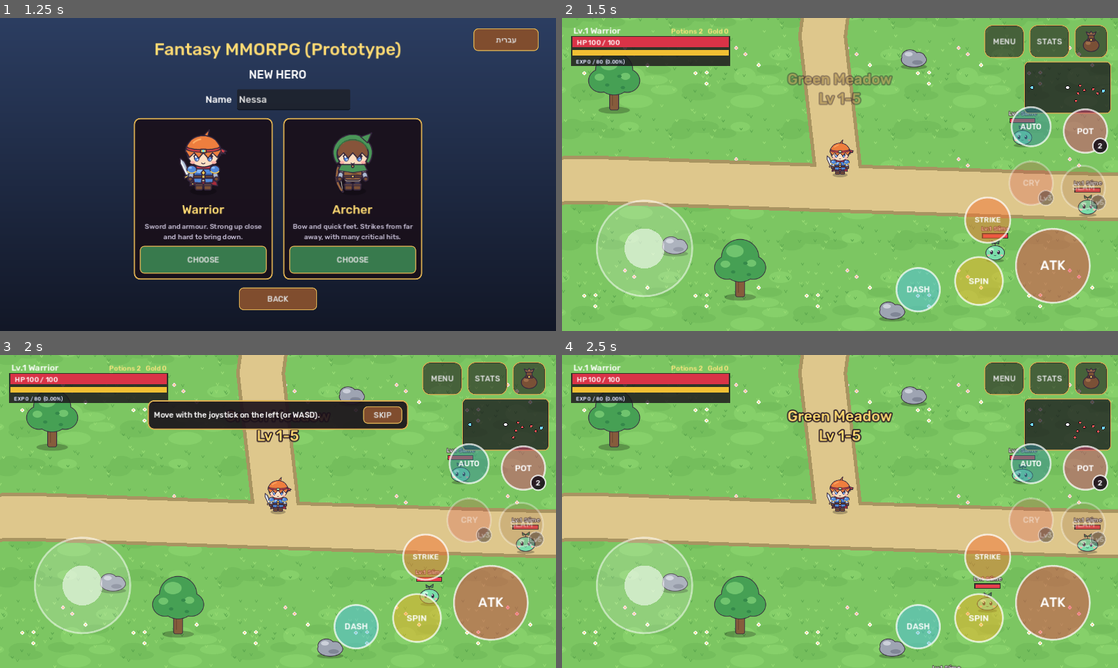
Above: before the commit, frames 1-4 (two rows, left to right).
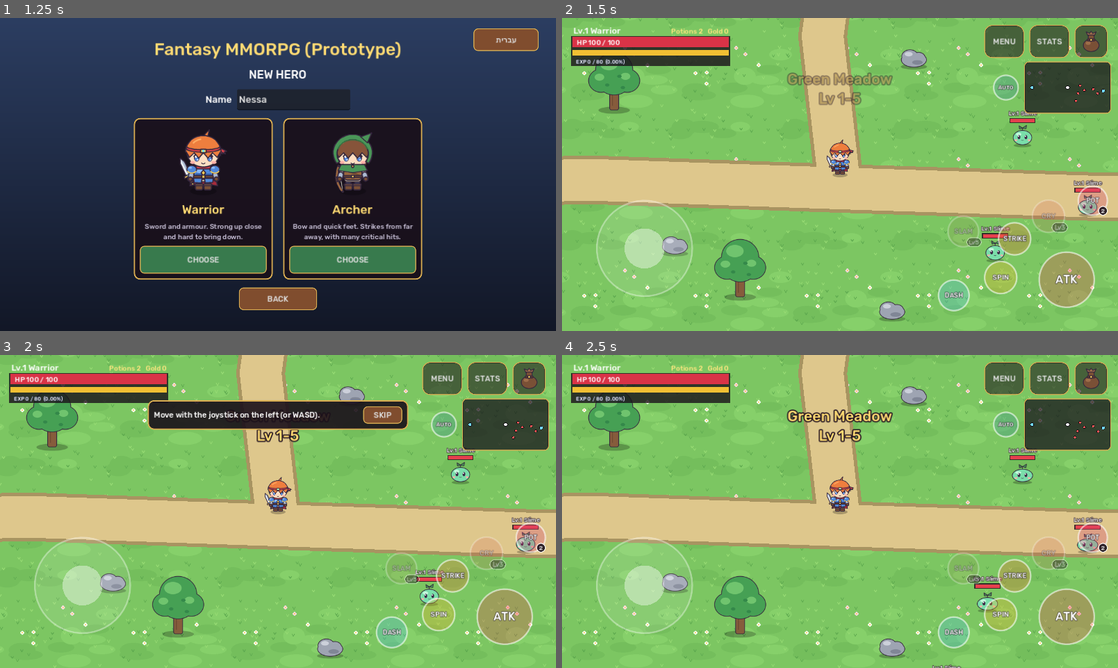
Above: after the commit, the same moments.

Repository: lepri17/fantasy-mmorpg
Game: Godot game, scene res://scenes/ui/character_select.tscn
Two runs of this game, one before a commit and one after it. Both use one fixed random seed, a clock stepped at 60 frames per second and the inputs below. Sound files missing from this copy of the repository are replaced by a short silence.
Inputs:
- Up to frame 1 (1.25 s): click "NEW HERO" at 0.5 s
- Up to frame 2 (1.5 s): click "CHOOSE" at 1.25 s
- Up to frame 3 (2 s): no input
- Up to frame 4 (2.5 s): click "SKIP" at 2 s

Frame 1 is identical in both runs. In frame 2, 11% of the frame differs, in the area x 6-99%, y 18-94%; in frame 3, 11%; in frame 4, 11%.

Commit message:
Touch buttons: a compact, see-through layout that hides less of the map
Mor asked for round buttons that are easier to use and cover less of the map.

- ATK sits nearer the corner, with the skills on two arcs round it, the
  potion at the right edge and AUTO up by the minimap. The cluster's box is
  about 40% smaller and the buttons together cover about 6% of the screen
  (was about 9%).
- See-through while resting (fill 30%, solid 70% while held), thinner rims,
  labels with an outline so they read over the map. The joystick is fainter
  while resting too.
- The touch area is a circle a little bigger than the drawn button, so a small
  button stays easy to hit and neighbours never share a touch.
- Badges are pills as wide as their text ("BOOK" was cut to "BO").
- Button places moved for the old layout are dropped once (button_layout 2);
  the size setting is kept.
- Smoke checks: no overlaps, all on screen, little cover, the touch circle,
  the old places dropped.

Co-Authored-By: Claude Opus 5.5 <noreply@anthropic.com>
Claude-Session: https://claude.ai/code/session_017mrmjVddk55zTg5TUzkK7p

Diff:
--- a/client/scenes/ui/touch_controls.tscn
+++ b/client/scenes/ui/touch_controls.tscn
@@ -27,10 +27,10 @@
 anchor_top = 1.0
 anchor_right = 1.0
 anchor_bottom = 1.0
-offset_left = -235.0
-offset_top = -235.0
-offset_right = -65.0
-offset_bottom = -65.0
+offset_left = -190.0
+offset_top = -190.0
+offset_right = -46.0
+offset_bottom = -46.0
 grow_horizontal = 0
 grow_vertical = 0
 mouse_filter = 2
@@ -45,7 +45,9 @@
 anchor_bottom = 1.0
 grow_horizontal = 2
 grow_vertical = 2
-theme_override_font_sizes/font_size = 30
+theme_override_colors/font_outline_color = Color(0.08, 0.04, 0.1, 0.75)
+theme_override_constants/outline_size = 4
+theme_override_font_sizes/font_size = 26
 text = "ATK"
 horizontal_alignment = 1
 vertical_alignment = 1
@@ -57,10 +59,10 @@
 anchor_top = 1.0
 anchor_right = 1.0
 anchor_bottom = 1.0
-offset_left = -375.0
-offset_top = -170.0
-offset_right = -265.0
-offset_bottom = -60.0
+offset_left = -312.0
+offset_top = -165.0
+offset_right = -228.0
+offset_bottom = -81.0
 grow_horizontal = 0
 grow_vertical = 0
 mouse_filter = 2
@@ -75,7 +77,9 @@
 anchor_bottom = 1.0
 grow_horizontal = 2
 grow_vertical = 2
-theme_override_font_sizes/font_size = 20
+theme_override_colors/font_outline_color = Color(0.08, 0.04, 0.1, 0.75)
+theme_override_constants/outline_size = 4
+theme_override_font_sizes/font_size = 16
 text = "SPIN"
 horizontal_alignment = 1
 vertical_alignment = 1
@@ -87,10 +91,10 @@
 anchor_top = 1.0
 anchor_right = 1.0
 anchor_bottom = 1.0
-offset_left = -352.0
-offset_top = -307.0
-offset_right = -248.0
-offset_bottom = -203.0
+offset_left = -280.0
+offset_top = -254.0
+offset_right = -196.0
+offset_bottom = -170.0
 grow_horizontal = 0
 grow_vertical = 0
 mouse_filter = 2
@@ -105,7 +109,9 @@
 anchor_bottom = 1.0
 grow_horizontal = 2
 grow_vertical = 2
-theme_override_font_sizes/font_size = 17
+theme_override_colors/font_outline_color = Color(0.08, 0.04, 0.1, 0.75)
+theme_override_constants/outline_size = 4
+theme_override_font_sizes/font_size = 15
 text = "STRIKE"
 horizontal_alignment = 1
 vertical_alignment = 1
@@ -117,10 +123,10 @@
 anchor_top = 1.0
 anchor_right = 1.0
 anchor_bottom = 1.0
-offset_left = -250.0
-offset_top = -390.0
-offset_right = -150.0
-offset_bottom = -290.0
+offset_left = -202.0
+offset_top = -306.0
+offset_right = -118.0
+offset_bottom = -222.0
 grow_horizontal = 0
 grow_vertical = 0
 mouse_filter = 2
@@ -135,24 +141,23 @@
 anchor_bottom = 1.0
 grow_horizontal = 2
 grow_vertical = 2
-theme_override_font_sizes/font_size = 19
+theme_override_colors/font_outline_color = Color(0.08, 0.04, 0.1, 0.75)
+theme_override_constants/outline_size = 4
+theme_override_font_sizes/font_size = 16
 text = "CRY"
 horizontal_alignment = 1
 vertical_alignment = 1
 
 [node name="AutoButton" type="Control" parent="."]
 layout_mode = 3
-anchors_preset = 3
-anchor_left = 1.0
-anchor_top = 1.0
-anchor_right = 1.0
-anchor_bottom = 1.0
-offset_left = -245.0
-offset_top = -515.0
-offset_right = -155.0
-offset_bottom = -425.0
-grow_horizontal = 0
-grow_vertical = 0
+anchors_preset = 1
+anchor_left = 1.0
+anchor_right = 1.0
+offset_left = -290.0
+offset_top = 128.0
+offset_right = -226.0
+offset_bottom = 192.0
+grow_horizontal = 0
 mouse_filter = 2
 script = ExtResource("2_button")
 action = "auto_hunt"
@@ -165,7 +170,9 @@
 anchor_bottom = 1.0
 grow_horizontal = 2
 grow_vertical = 2
-theme_override_font_sizes/font_size = 18
+theme_override_colors/font_outline_color = Color(0.08, 0.04, 0.1, 0.75)
+theme_override_constants/outline_size = 4
+theme_override_font_sizes/font_size = 13
 text = "AUTO"
 horizontal_alignment = 1
 vertical_alignment = 1
@@ -177,10 +184,10 @@
 anchor_top = 1.0
 anchor_right = 1.0
 anchor_bottom = 1.0
-offset_left = -130.0
-offset_top = -380.0
-offset_right = -30.0
-offset_bottom = -280.0
+offset_left = -396.0
+offset_top = -269.0
+offset_right = -316.0
+offset_bottom = -189.0
 grow_horizontal = 0
 grow_vertical = 0
 mouse_filter = 2
@@ -195,7 +202,9 @@
 anchor_bottom = 1.0
 grow_horizontal = 2
 grow_vertical = 2
-theme_override_font_sizes/font_size = 19
+theme_override_colors/font_outline_color = Color(0.08, 0.04, 0.1, 0.75)
+theme_override_constants/outline_size = 4
+theme_override_font_sizes/font_size = 15
 text = "SLAM"
 horizontal_alignment = 1
 vertical_alignment = 1
@@ -207,10 +216,10 @@
 anchor_top = 1.0
 anchor_right = 1.0
 anchor_bottom = 1.0
-offset_left = -470.0
-offset_top = -285.0
-offset_right = -370.0
-offset_bottom = -185.0
+offset_left = -297.0
+offset_top = -380.0
+offset_right = -217.0
+offset_bottom = -300.0
 grow_horizontal = 0
 grow_vertical = 0
 mouse_filter = 2
@@ -226,7 +235,9 @@
 anchor_bottom = 1.0
 grow_horizontal = 2
 grow_vertical = 2
-theme_override_font_sizes/font_size = 19
+theme_override_colors/font_outline_color = Color(0.08, 0.04, 0.1, 0.75)
+theme_override_constants/outline_size = 4
+theme_override_font_sizes/font_size = 15
 text = "JOB"
 horizontal_alignment = 1
 vertical_alignment = 1
@@ -238,10 +249,10 @@
 anchor_top = 1.0
 anchor_right = 1.0
 anchor_bottom = 1.0
-offset_left = -510.0
-offset_top = -145.0
-offset_right = -410.0
-offset_bottom = -45.0
+offset_left = -418.0
+offset_top = -122.0
+offset_right = -338.0
+offset_bottom = -42.0
 grow_horizontal = 0
 grow_vertical = 0
 mouse_filter = 2
@@ -256,7 +267,9 @@
 anchor_bottom = 1.0
 grow_horizontal = 2
 grow_vertical = 2
-theme_override_font_sizes/font_size = 19
+theme_override_colors/font_outline_color = Color(0.08, 0.04, 0.1, 0.75)
+theme_override_constants/outline_size = 4
+theme_override_font_sizes/font_size = 15
 text = "DASH"
 horizontal_alignment = 1
 vertical_alignment = 1
@@ -268,10 +281,10 @@
 anchor_top = 1.0
 anchor_right = 1.0
 anchor_bottom = 1.0
-offset_left = -125.0
-offset_top = -510.0
-offset_right = -25.0
-offset_bottom = -410.0
+offset_left = -96.0
+offset_top = -338.0
+offset_right = -20.0
+offset_bottom = -262.0
 grow_horizontal = 0
 grow_vertical = 0
 mouse_filter = 2
@@ -286,7 +299,9 @@
 anchor_bottom = 1.0
 grow_horizontal = 2
 grow_vertical = 2
-theme_override_font_sizes/font_size = 20
+theme_override_colors/font_outline_color = Color(0.08, 0.04, 0.1, 0.75)
+theme_override_constants/outline_size = 4
+theme_override_font_sizes/font_size = 15
 text = "POT"
 horizontal_alignment = 1
 vertical_alignment = 1
--- a/client/scripts/settings.gd
+++ b/client/scripts/settings.gd
@@ -6,6 +6,9 @@
 
 const PATH := "user://settings.cfg"
 const SECTION := "settings"
+## The round buttons' layout. Places moved in the button editor for an older
+## layout are dropped (they would put the buttons in odd places now).
+const BUTTON_LAYOUT := 2
 const DEFAULTS := {
 	"music": 0.8,
 	"sounds": 1.0,
@@ -17,6 +20,7 @@
 	"colorblind": false,
 	"button_offsets": {},
 	"button_scale": 1.0,
+	"button_layout": BUTTON_LAYOUT,
 	"show_dps": false,
 }
 ## The two sound buses and the setting each one follows.
@@ -50,6 +54,9 @@
 	if config.load(path) == OK:
 		for key in DEFAULTS:
 			_values[key] = config.get_value(SECTION, key, DEFAULTS[key])
+		if int(config.get_value(SECTION, "button_layout", 1)) < BUTTON_LAYOUT:
+			_values["button_offsets"] = {}
+			_values["button_layout"] = BUTTON_LAYOUT
 
 
 ## The Music and Sounds buses at the chosen volumes (made the first time).
--- a/client/scripts/ui/touch_button.gd
+++ b/client/scripts/ui/touch_button.gd
@@ -1,8 +1,15 @@
 extends Control
 ## Round on-screen button that presses an input action while it is held.
 ## Used for Attack, Skill and Potion. What the action does is decided elsewhere.
+## It is see-through while resting, so it hides little of the map.
 
 const NO_TOUCH := -1
+## The circle drawn, as a part of the touch circle: a touch a little outside
+## the drawn button still counts, so a small button stays easy to hit.
+const DRAWN_PART := 0.88
+## See-through when resting, so the map shows behind; solid while held.
+const FILL_ALPHA := 0.3
+const HELD_ALPHA := 0.7
 
 @export var action: String = "attack"
 @export var color: Color = Color(0.9, 0.25, 0.3)
@@ -28,6 +35,7 @@
 			modulate.a = 0.45 if dimmed else 1.0
 
 var _touch_index: int = NO_TOUCH
+var _badge_style: StyleBoxFlat = null
 
 
 func _ready() -> void:
@@ -38,7 +46,7 @@
 	if not (event is InputEventScreenTouch) or not is_visible_in_tree():
 		return
 	if event.pressed and _touch_index == NO_TOUCH:
-		if get_global_rect().has_point(event.position):
+		if touches(event.position):
 			_touch_index = event.index
 			Input.action_press(action)
 			queue_redraw()
@@ -46,6 +54,14 @@
 			get_viewport().set_input_as_handled()
 	elif not event.pressed and event.index == _touch_index:
 		_release()
+
+
+## True if a point on the screen is on this button: inside its touch circle,
+## which fills its square (the corners do not count, so neighbours never share
+## a touch).
+func touches(point: Vector2) -> bool:
+	var radius: float = minf(size.x, size.y) / 2.0
+	return (point - get_global_rect().get_center()).length() <= radius
 
 
 func _notification(what: int) -> void:
@@ -60,10 +76,10 @@
 
 func _draw() -> void:
 	var center: Vector2 = size / 2.0
-	var radius: float = minf(size.x, size.y) / 2.0
+	var radius: float = minf(size.x, size.y) / 2.0 * DRAWN_PART
 	var is_held: bool = _touch_index != NO_TOUCH
-	draw_circle(center, radius, Color(color, 0.85 if is_held else 0.5))
-	draw_arc(center, radius, 0.0, TAU, 48, Color(1, 1, 1, 0.7), 3.0, true)
+	draw_circle(center, radius, Color(color, HELD_ALPHA if is_held else FILL_ALPHA))
+	draw_arc(center, radius, 0.0, TAU, 48, Color(1, 1, 1, 0.8 if is_held else 0.55), 2.5, true)
 	if cooldown > 0.0:
 		var wedge := PackedVector2Array([center])
 		var steps: int = maxi(2, int(40 * cooldown))
@@ -72,12 +88,30 @@
 			wedge.append(center + Vector2(cos(angle), sin(angle)) * radius)
 		draw_colored_polygon(wedge, Color(0, 0, 0, 0.45))
 	if badge != "":
-		var spot: Vector2 = center + Vector2(radius, radius) * 0.68
-		draw_circle(spot, 17.0, Color(0.1, 0.06, 0.1, 0.9))
-		draw_arc(spot, 17.0, 0.0, TAU, 32, Color(1, 1, 1, 0.8), 2.0, true)
-		var font: Font = ThemeDB.fallback_font
-		var baseline := Vector2(spot.x - 17.0, spot.y + 6.0)
-		draw_string(font, baseline, tr(badge), HORIZONTAL_ALIGNMENT_CENTER, 34.0, 17, Color.WHITE)
+		_draw_badge(center, radius)
+
+
+## A small dark pill at the lower right, as wide as its text ("2", "Lv5", "BOOK").
+func _draw_badge(center: Vector2, radius: float) -> void:
+	var font: Font = ThemeDB.fallback_font
+	var text: String = tr(badge)
+	var font_size: int = int(clampf(radius * 0.42, 12.0, 16.0))
+	var text_width: float = font.get_string_size(text, HORIZONTAL_ALIGNMENT_LEFT, -1, font_size).x
+	var half := Vector2(0.0, font_size * 0.8)
+	half.x = maxf(half.y, text_width / 2.0 + font_size * 0.4)
+	var spot: Vector2 = center + Vector2(radius, radius) * 0.7
+	if _badge_style == null:
+		_badge_style = StyleBoxFlat.new()
+		_badge_style.bg_color = Color(0.1, 0.06, 0.1, 0.9)
+		_badge_style.border_color = Color(1, 1, 1, 0.8)
+		_badge_style.set_border_width_all(2)
+		_badge_style.anti_aliasing = true
+	_badge_style.set_corner_radius_all(int(half.y))
+	draw_style_box(_badge_style, Rect2(spot - half, half * 2.0))
+	var baseline := Vector2(spot.x - half.x, spot.y + font_size * 0.36)
+	draw_string(
+		font, baseline, text, HORIZONTAL_ALIGNMENT_CENTER, half.x * 2.0, font_size, Color.WHITE
+	)
 
 
 func _release() -> void:
--- a/client/scripts/ui/touch_joystick.gd
+++ b/client/scripts/ui/touch_joystick.gd
@@ -53,9 +53,10 @@
 	if _touch_index != NO_TOUCH:
 		center = _center - global_position
 	var radius: float = base_radius * size_scale
-	draw_circle(center, radius, Color(1, 1, 1, 0.16))
-	draw_arc(center, radius, 0.0, TAU, 48, Color(1, 1, 1, 0.5), 3.0, true)
-	draw_circle(center + _knob_offset, knob_radius * size_scale, Color(1, 1, 1, 0.55))
+	var held: bool = _touch_index != NO_TOUCH  # fainter while resting, to hide less of the map
+	draw_circle(center, radius, Color(1, 1, 1, 0.16 if held else 0.1))
+	draw_arc(center, radius, 0.0, TAU, 48, Color(1, 1, 1, 0.5 if held else 0.35), 2.5, true)
+	draw_circle(center + _knob_offset, knob_radius * size_scale, Color(1, 1, 1, 0.55 if held else 0.4))
 
 
 func _home_center() -> Vector2:
--- a/client/tests/smoke_ui.gd
+++ b/client/tests/smoke_ui.gd
@@ -123,6 +123,7 @@
 	await _check_auto(main, player, hud)
 	await _check_hebrew(hud)
 	_check_tutorial(player, hud)
+	_check_layout(main)
 	_check_editor(main, hud)
 	_check_text_and_colours(hud)
 
@@ -290,6 +291,59 @@
 	player.global_position = was_at
 
 
+## The round buttons in their own places: none on another, all on the screen,
+## and together they cover little of it. Places moved for the old layout are
+## dropped.
+func _check_layout(main) -> void:
+	var touch: CanvasLayer = main.get_node("TouchControls")
+	var screen: Rect2 = touch.get_viewport().get_visible_rect()
+	var buttons: Array = touch.get_children().filter(func(c): return c.has_method("touches"))
+	var apart: bool = true
+	var inside: bool = true
+	var covered: float = 0.0
+	for i in buttons.size():
+		var one: Control = buttons[i]
+		var radius: float = minf(one.size.x, one.size.y) / 2.0
+		covered += PI * radius * radius
+		inside = inside and screen.encloses(one.get_global_rect())
+		for other in buttons.slice(i + 1):
+			var gap: float = one.get_global_rect().get_center().distance_to(
+				other.get_global_rect().get_center()
+			)
+			apart = apart and gap >= radius + minf(other.size.x, other.size.y) / 2.0
+	t._check(
+		buttons.size() == 9 and apart and inside,
+		"the round buttons do not overlap and are all on the screen"
+	)
+	var base_area: float = (
+		float(ProjectSettings.get_setting("display/window/size/viewport_width"))
+		* float(ProjectSettings.get_setting("display/window/size/viewport_height"))
+	)
+	t._check(
+		covered / base_area < 0.07,
+		"together they cover little of the map (%.1f%%)" % (covered / base_area * 100.0)
+	)
+	var corner: Vector2 = touch.get_node("AttackButton").get_global_rect().get_center()
+	t._check(
+		touch.get_node("AttackButton").call("touches", corner + Vector2(68, 0))
+		and not touch.get_node("AttackButton").call("touches", corner + Vector2(60, 60)),
+		"a touch just outside the drawn circle counts, but not the square's corner"
+	)
+	var kept: String = FileAccess.get_file_as_string(Settings.path)
+	var old := ConfigFile.new()
+	old.set_value(Settings.SECTION, "button_offsets", {"AttackButton": [-60.0, -40.0]})
+	old.save(Settings.path)
+	Settings.load_file()
+	t._check(
+		Settings.get_value("button_offsets").is_empty(),
+		"buttons moved for the old layout go back to the new places"
+	)
+	var file := FileAccess.open(Settings.path, FileAccess.WRITE)
+	file.store_string(kept)
+	file.close()
+	Settings.load_file()
+
+
 ## U4: moving the touch buttons and making them bigger.
 func _check_editor(main, hud) -> void:
 	var touch: CanvasLayer = main.get_node("TouchControls")
